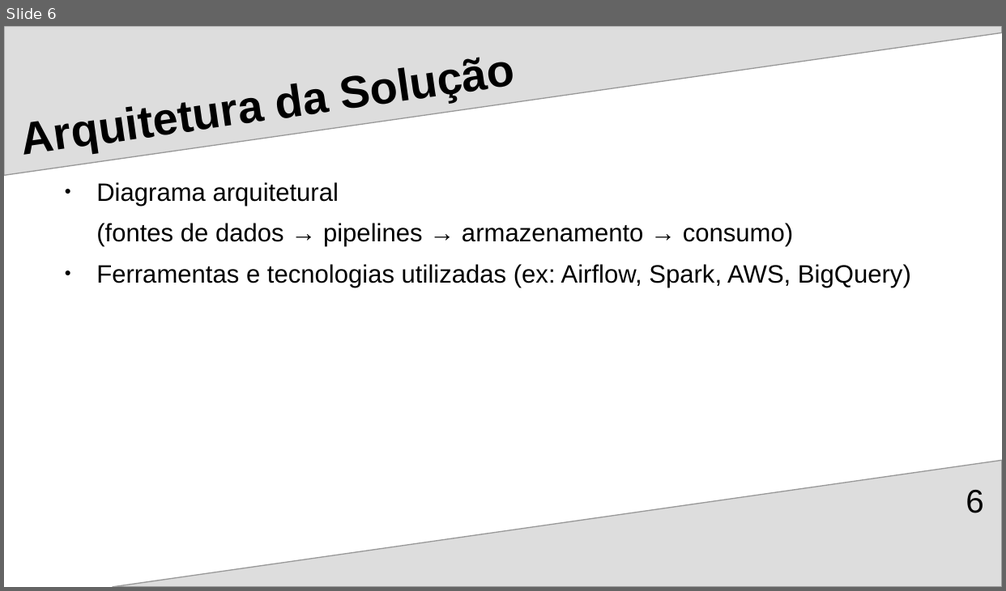
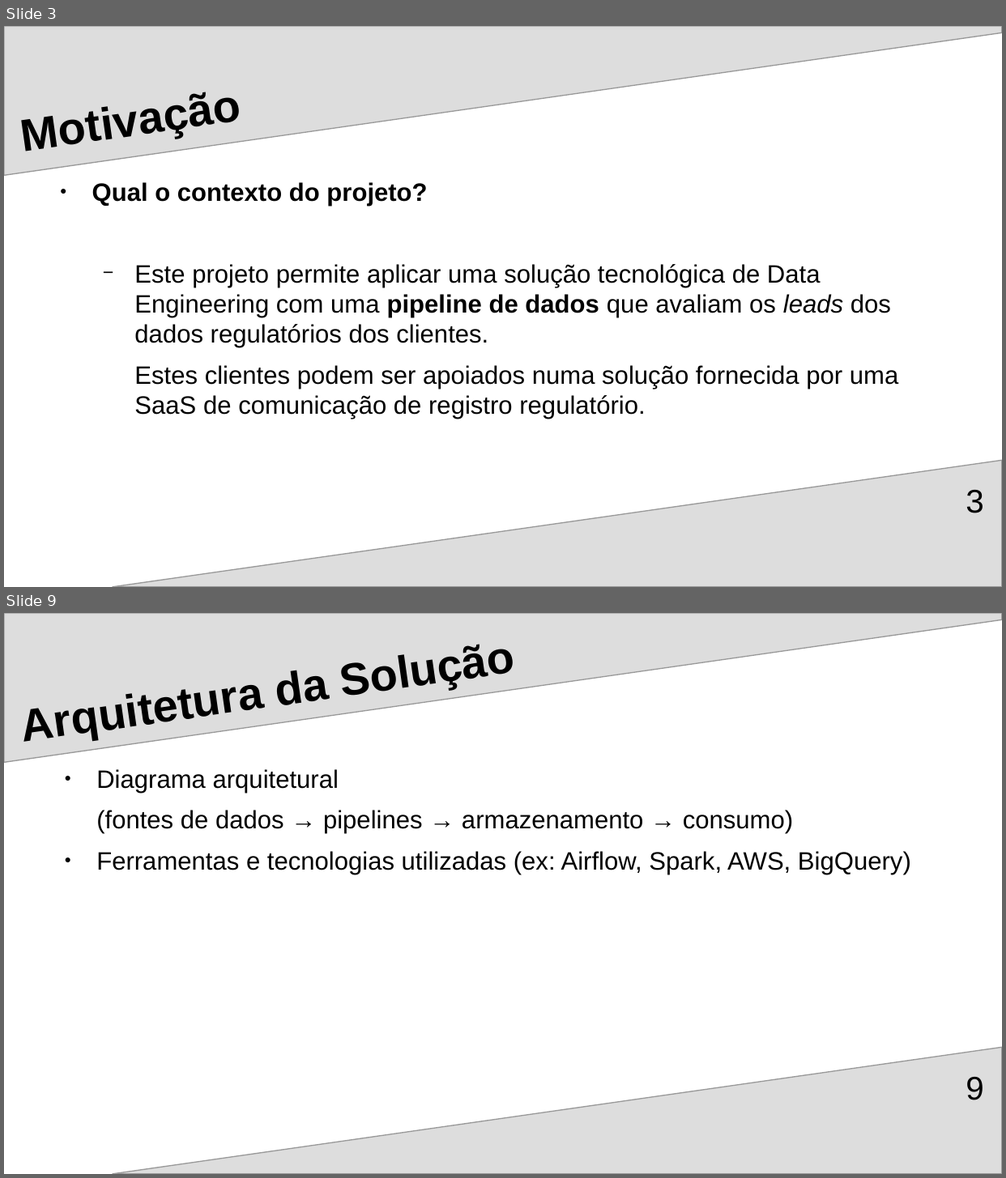
Before and after one commit to Ricardo-Santo/EDIT_DE_Applied_Project, a slide deck: RegTech/docs/DE_Project_Presentation_2025.odp. Shown one above the other, each under a label of ours: slide 6 before the commit, slides 3 and 9 after it; the slides between them are not shown. The pictures are 1006x591 and 1006x1178 pixels, drawn with LibreOffice and Linux fonts; fonts in the diff are those of the drawing. Boxes give left, top, right and bottom in pixels: in the first picture for what was removed or moved away, otherwise in the second. Text is boxed around its words. In the diff, an @@ line names an element or a change of style, - is before the commit and + after.

```diff
--- a/RegTech/docs/DE_Project_Presentation_2025.odp
+++ b/RegTech/docs/DE_Project_Presentation_2025.odp
@@ slide 3 added at box(4, 26, 1002, 587), background #FFFFFF; not listed: 2 template elements that a slide beside it also shows @@
@@ title added at box(15, 26, 910, 180), 36 pt, text #000000, bold @@
+Motivação
@@ text added at box(92, 182, 898, 419), 20 pt, text #000000 @@
+● Qual o contexto do projeto?
+  − Este projeto permite aplicar uma solução tecnológica de Data Engineering com uma pipeline de dados que avaliam os leads dos dados regulatórios dos clientes.
+  Estes clientes podem ser apoiados numa solução fornecida por uma SaaS de comunicação de registro regulatório.
@@ page number added at box(965, 490, 983, 514), 26 pt, text #000000 @@
+3
@@ what was slide 6 is now slide 9 @@
@@ page number at box(965, 1077, 983, 1101): text changed @@
-6
+9
```
Also in this commit, not shown: 3 slides changed, 3 other slides added, 1 slide removed.
